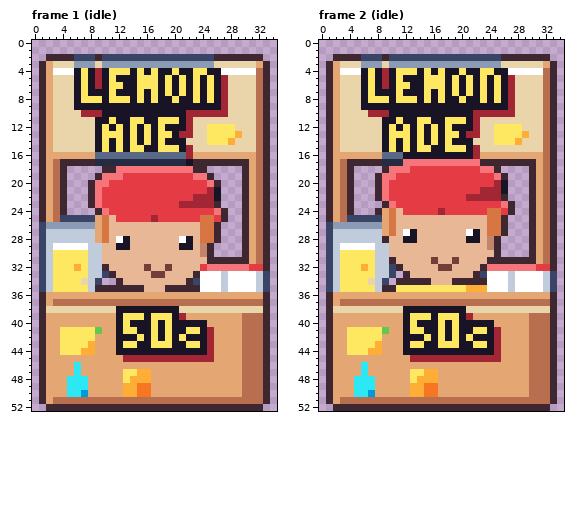
Pixel-art file, stored at art/encounters/lemonade-stand@62.aseprite. Above: the version before the commit.
35x53 pixels, 4 frames. Shown: frame 1 (idle), frame 2 (idle). The commit also changed other frames, which this record leaves out.
The result:
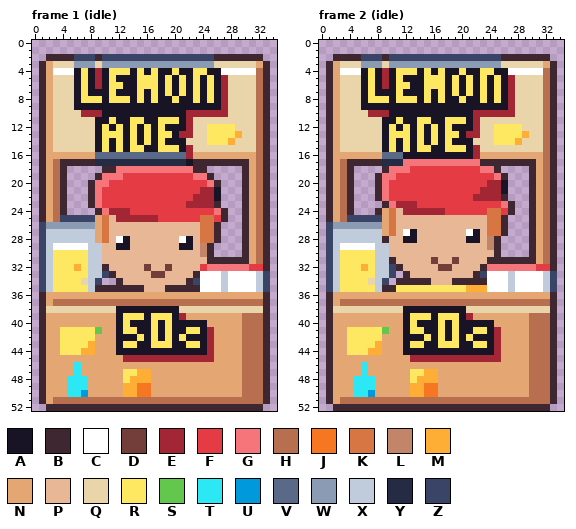
Palette (. is transparent): A #181425  B #3e2731  C #ffffff  D #733e39  E #a22633  F #e43b44  G #f6757a  H #b86f50  J #f77622  K #d77643  L #c28569  M #feae34  N #e4a672  P #e8b796  Q #ead4aa  R #fee761  S #63c74d  T #2ce8f5  U #0099db  V #5a6988  W #8b9bb4  X #c0cbdc  Y #262b44  Z #3a4466
From old to new:
Changed rows in their new state; - is an unchanged pixel.
Frame 1 (idle):
first column x 11:
21 -------------E
23 ----------F---
24 EEE-----------
25 -EEEEE--------
Frame 2 (idle):
first column x 11:
20 -------------E
22 ----------F---
23 EEE-----------
24 -EEEEE--------
